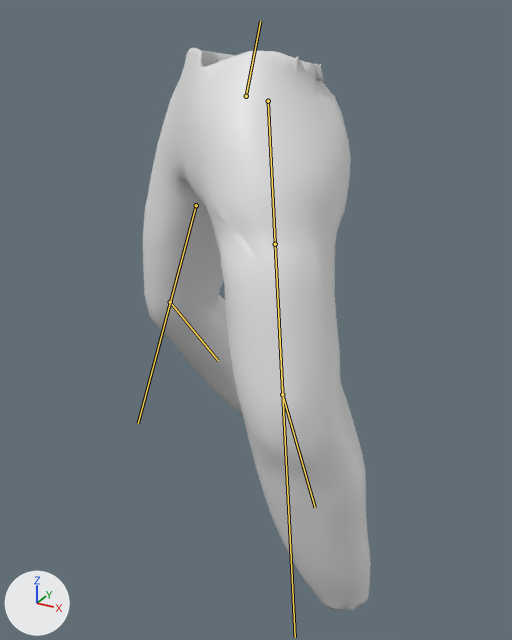
Before and after pictures for a commit that changed the glTF model GameEngine/Assets/FPS/Model/FPSCharacterPants.gltf.
Both versions are drawn from a 50 mm camera at (0.905, -1.545, 1.616) aimed at (0.031, 0.043, 0.822). The lights are fixed; the arrows at lower left show +X, +Y and +Z. The first picture is the older version. Both versions are drawn at frame 48 of the action 'LookDown'; the numbers are the values there. The bones that change are drawn over the model as lines.

Objects in the first picture: 'Pants'.
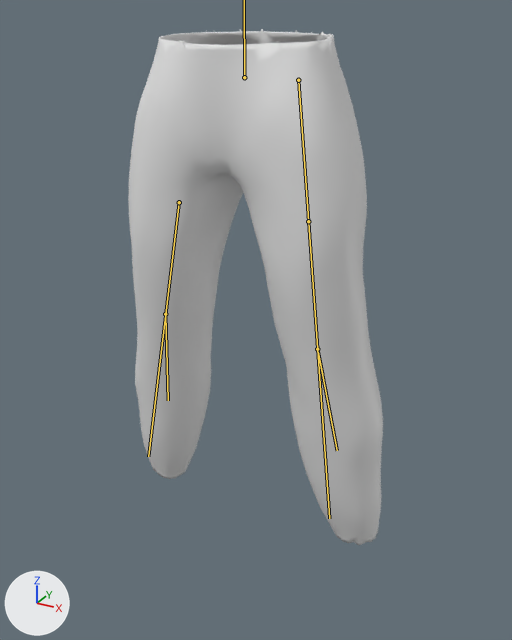
Changed parts and their boxes [x1, y1, x2, y2] in the pictures (512 x 640 px):
'Pants', posed (12% wider, 8% shorter): before [143, 48, 371, 611]; after [128, 29, 383, 545]
bone 'c_thigh_fk.l', root to tip: before (268, 101) to (282, 394); after (298, 80) to (317, 349)
bone 'c_leg_fk.l', root to tip: before (282, 394) to (290, 422); after (317, 349) to (322, 374)
bone 'thigh_twist.l', root to tip: before (268, 101) to (270, 141); after (298, 80) to (301, 122)
bone 'c_leg_fk.r', root to tip: before (170, 302) to (182, 316); after (165, 314) to (166, 335)
bone 'leg_stretch.l', root to tip: before (282, 394) to (315, 507); after (317, 349) to (337, 450)
bone 'leg_stretch.r', root to tip: before (170, 302) to (218, 360); after (165, 314) to (168, 400)
bone 'thigh_stretch.l', root to tip: before (275, 244) to (295, 637); after (308, 221) to (329, 518)
bone 'thigh_stretch.r', root to tip: before (196, 205) to (138, 423); after (179, 202) to (148, 456)

The edits, one by one:
Bone 'c_root_master.x' (bone_c_root_master_x) moves from (0.0, -0.04, 0.0) to (0.0, 0.0, 0.0).
Bone 'c_root_master.x' (bone_c_root_master_x) turns from (-14, -40, 2) to (0, 0, 0) degrees about its own x, y and z.
Bone 'c_thigh_fk.l' (bone_c_thigh_fk_l) turns from (28, -44, -13) to (0, 0, 0) degrees about its own x, y and z.
Bone 'c_leg_fk.l' (bone_c_leg_fk_l) turns from (0, 3, 24) to (0, 0, 0) degrees about its own x, y and z.
Bone 'thigh_twist.l' (bone_thigh_twist_l) turns from (20, -1, 7) to (0, 0, 0) degrees about its own x, y and z.
Bone 'c_leg_fk.r' (bone_c_leg_fk_r) turns from (0, -4, -31) to (0, 0, 0) degrees about its own x, y and z.
Bone 'leg_stretch.l' (bone_leg_stretch_l) moves from (0.32, -0.09, 0.08) to (0.0, 0.0, 0.0).
Bone 'leg_stretch.l' (bone_leg_stretch_l) turns from (2, -11, 2) to (0, 0, 0) degrees about its own x, y and z.
Bone 'leg_stretch.r' (bone_leg_stretch_r) moves from (0.12, 0.05, 0.07) to (0.0, 0.0, 0.0).
Bone 'leg_stretch.r' (bone_leg_stretch_r) turns from (-18, 27, -35) to (0, 0, 0) degrees about its own x, y and z.
Bone 'thigh_stretch.l' (bone_thigh_stretch_l) moves from (0.21, 0.01, 0.02) to (0.0, 0.0, 0.0).
Bone 'thigh_stretch.l' (bone_thigh_stretch_l) turns from (10, -10, -23) to (0, 0, 0) degrees about its own x, y and z.
Bone 'thigh_stretch.r' (bone_thigh_stretch_r) moves from (0.11, 0.03, 0.01) to (0.0, 0.0, 0.0).
Bone 'thigh_stretch.r' (bone_thigh_stretch_r) turns from (12, 35, 4) to (0, 0, 0) degrees about its own x, y and z.
